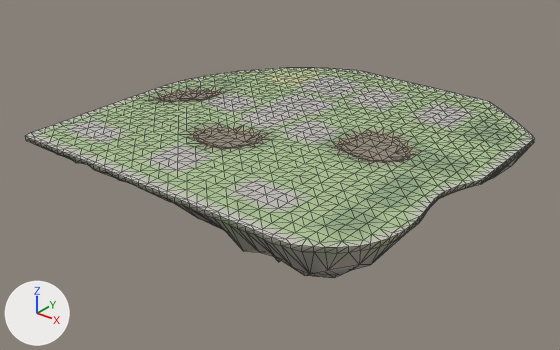
Two versions of the glTF model godot_project/remake/sky/islands/SKY-015.rock.glb, one commit apart.
Rendered twice from a 50 mm lens placed at (151.1, -196.5, 102.8), pointed at (-6.7, 0.7, -19.5). The lights are fixed; the arrows at lower left show +X, +Y and +Z. The picture after the commit comes second. Mesh edges are drawn as thin lines.

Names of what the first picture shows: 'deck-col', 'rock'.
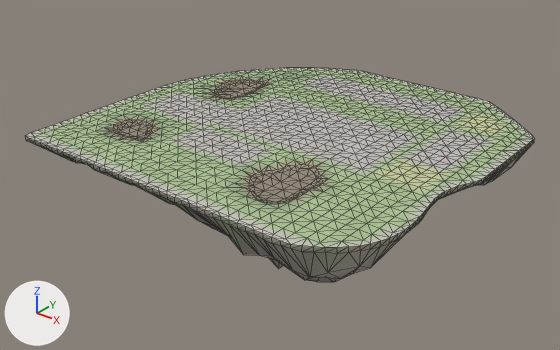
The change, as a list of edits to the scene's bpy script:
```text
Change me_deck_col:
    used by ob_deck_col; location = (0.0, 0.0, 0.0)
    remove me_deck_col.from_pydata(...)  # 1283 vertices, 2405 faces; spans x -68.6..67.7, y -61.0..68.5, z -1.9..0.0
    add me_deck_col.from_pydata(...)  # 1279 vertices, 2397 faces; spans x -68.6..67.7, y -61.0..68.5, z -1.9..0.0
    me_deck_col part 1: 32 vertices moved from x -56.6..-16.6, y -39.5..24.5, z -1.9..0.0 to x -56.6..-8.6, y -39.4..24.5, z -1.9..0.0; 162 vertices removed from x -60.8..-0.6, y -39.5..32.5, z -1.8..0.0; 157 vertices added at x -60.6..-0.6, y -39.9..33.5, z -1.9..0.0
    me_deck_col part 2: 24 vertices moved from x 15.4..41.5, y -43.5..8.5, z -1.6..0.0 to x 15.4..39.4, y -39.5..8.5, z -1.6..0.0; 110 vertices removed from x 11.4..43.4, y -47.5..16.5, z -1.6..0.0; 111 vertices added at x 11.3..43.4, y -47.5..16.5, z -1.6..0.0
    me_deck_col part 3: 470 kept faces spanning x -68.6..63.4, y -51.5..56.5, z -1.0..0.0 get new vertex colours
```

Location of each change, (x1, y1, x2, y2) in pixels of the pictures (560 x 350 px; the box of a moved part takes in the faces that stretch with it):
part 1 of me_deck_col, moved or reshaped: before (103, 75, 285, 156); after (96, 73, 280, 156)
part 2 of me_deck_col, moved or reshaped: before (227, 126, 434, 209); after (225, 126, 428, 212)
part 3 of me_deck_col, recoloured: (59, 71, 517, 235) in both
